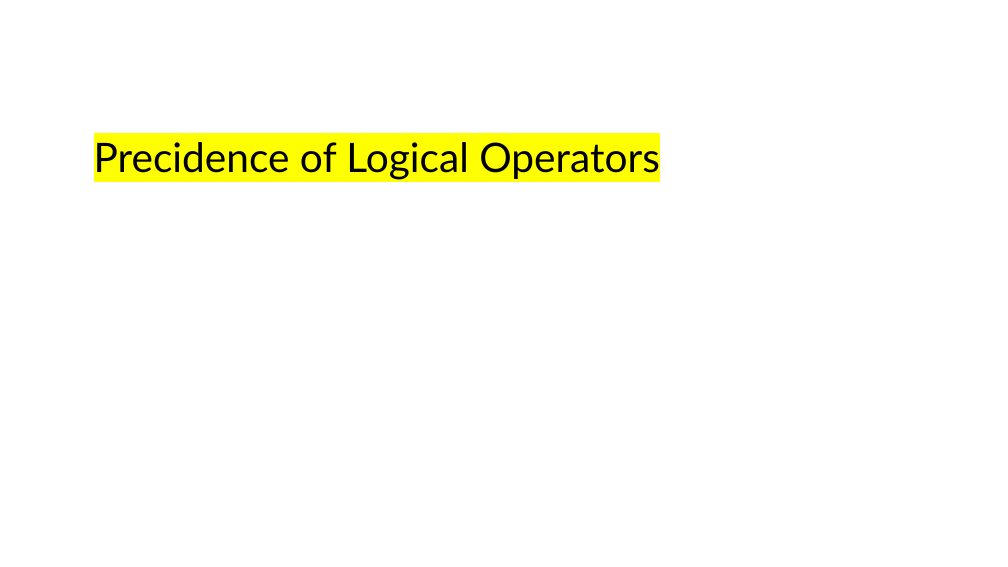
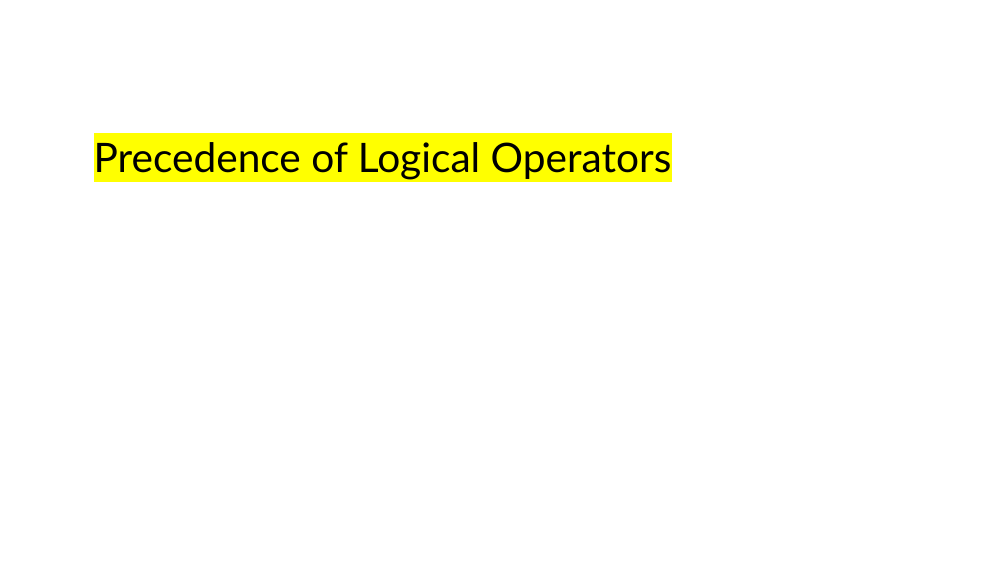
Before and after one commit to davidgundry/maths22-23, a slide deck: slide 69 of slides/maths-5-propositional-logic.odp. Drawn at 1008x567 pixels with LibreOffice and Linux fonts; fonts in the diff are those of the drawing; background and template pictures are left out. Boxes give left, top, right and bottom in pixels: in the first picture for what was removed or moved away, otherwise in the second. Text is boxed around its words. In the diff, an @@ line names an element or a change of style, - is before the commit and + after.

```diff
--- a/slides/maths-5-propositional-logic.odp
+++ b/slides/maths-5-propositional-logic.odp
@@ text at (94, 142, 672, 180): text changed @@
-Precidence of Logical Operators
+Precedence of Logical Operators
```
Also in this commit, not shown: 12 other slides changed, 1 slide added, 1 slide removed.
